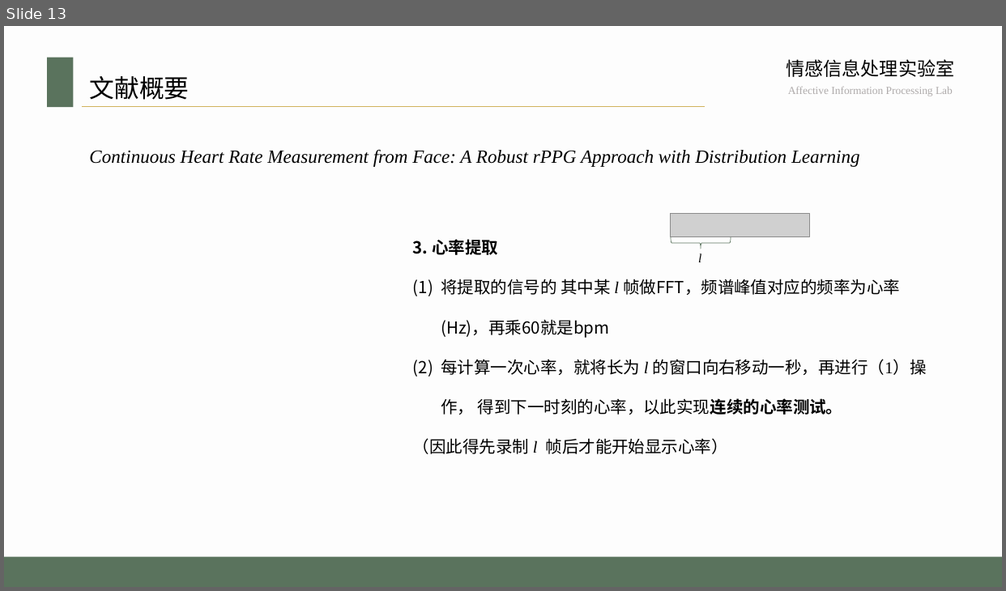
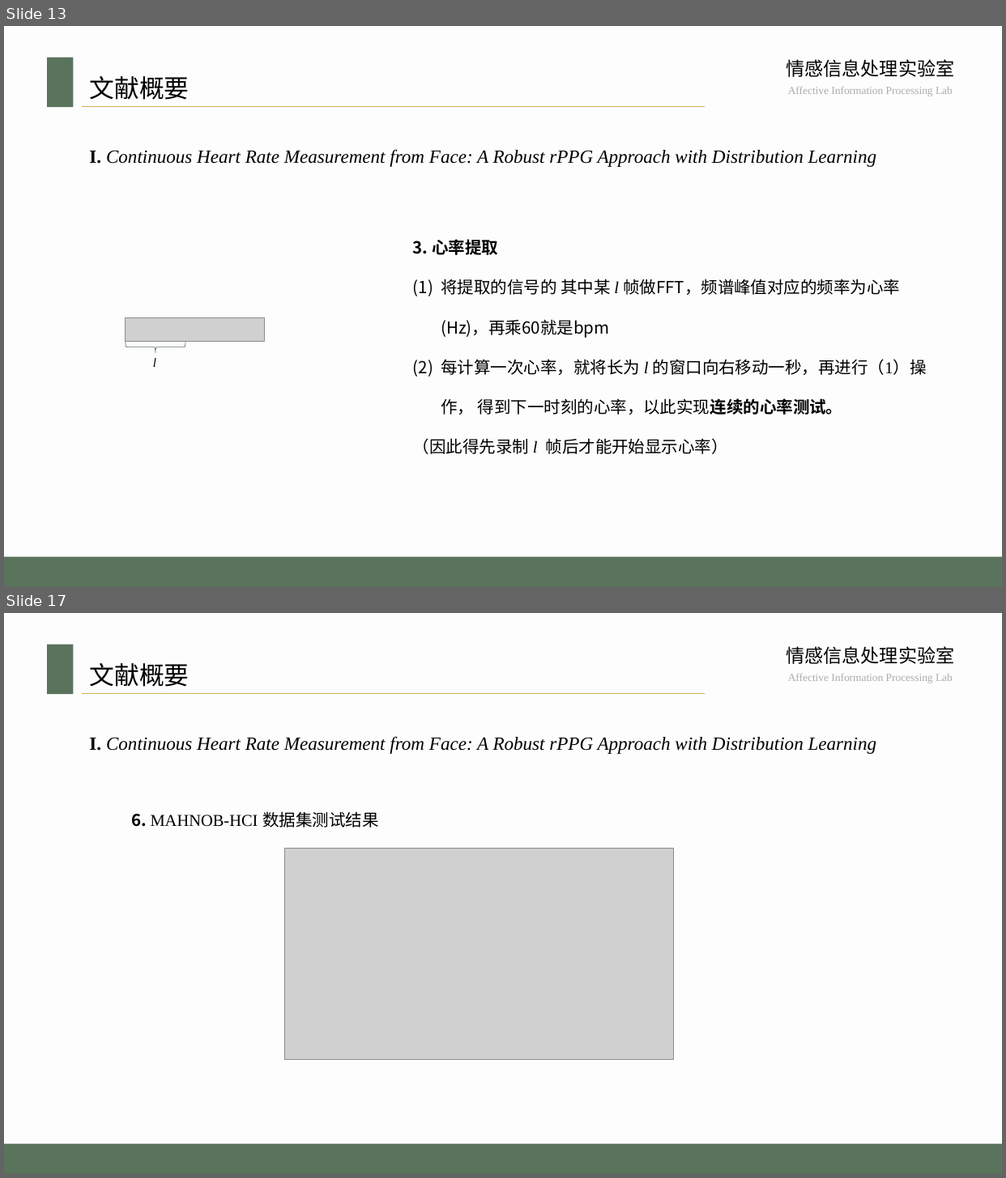
Before and after one commit to whatcarp/rppgrppg, a slide deck: 东大模板.pptx. Shown one above the other, each under a label of ours: slide 13 before the commit, slides 13 and 17 after it; the slides between them are not shown. The pictures are 1006x591 and 1006x1178 pixels, drawn with LibreOffice and Linux fonts; fonts in the diff are those of the drawing; grey boxes stand for pictures; background and template pictures are left out. Boxes give left, top, right and bottom in pixels: in the first picture for what was removed or moved away, otherwise in the second. Text is boxed around its words. In the diff, an @@ line names an element or a change of style, - is before the commit and + after.

```diff
--- a/东大模板.pptx
+++ b/东大模板.pptx
@@ slide 17 added at (4,613,1002,1174), background #E7E6E6 at 5% opacity; not listed: 5 template elements that a slide beside it also shows @@
@@ title added at (89,663,189,687), 24 pt, text #000000 @@
+文献概要
@@ text added at (89,736,877,754), 18 pt, text #000000, italic @@
+I. Continuous Heart Rate Measurement from Face: A Robust rPPG Approach with Distribution Learning
@@ text added at (131,811,378,828), 16 pt, text #000000 @@
+6. MAHNOB-HCI 数据集测试结果
@@ picture added at (285,849,673,1060) @@
@@ slide 13 changed as well @@
@@ text at (89,149,877,167): text changed @@
-Continuous Heart Rate Measurement from Face: A Robust rPPG Approach with Distribution Learning
+I. Continuous Heart Rate Measurement from Face: A Robust rPPG Approach with Distribution Learning
@@ 1 picture, 1 text, 1 right brace: place and size @@
-1 picture, 1 text, 1 right brace at (671,214,809,263)
+1 picture, 1 text, 1 right brace at (126,318,264,367)
```
Also in this commit, not shown: 8 other slides changed, 15 other slides added.
